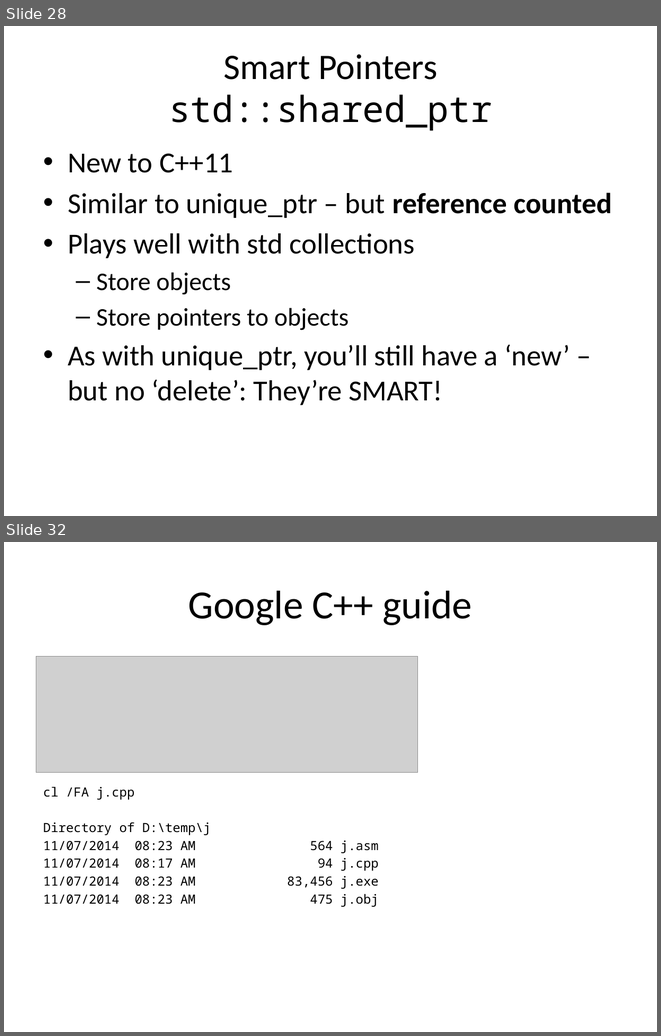
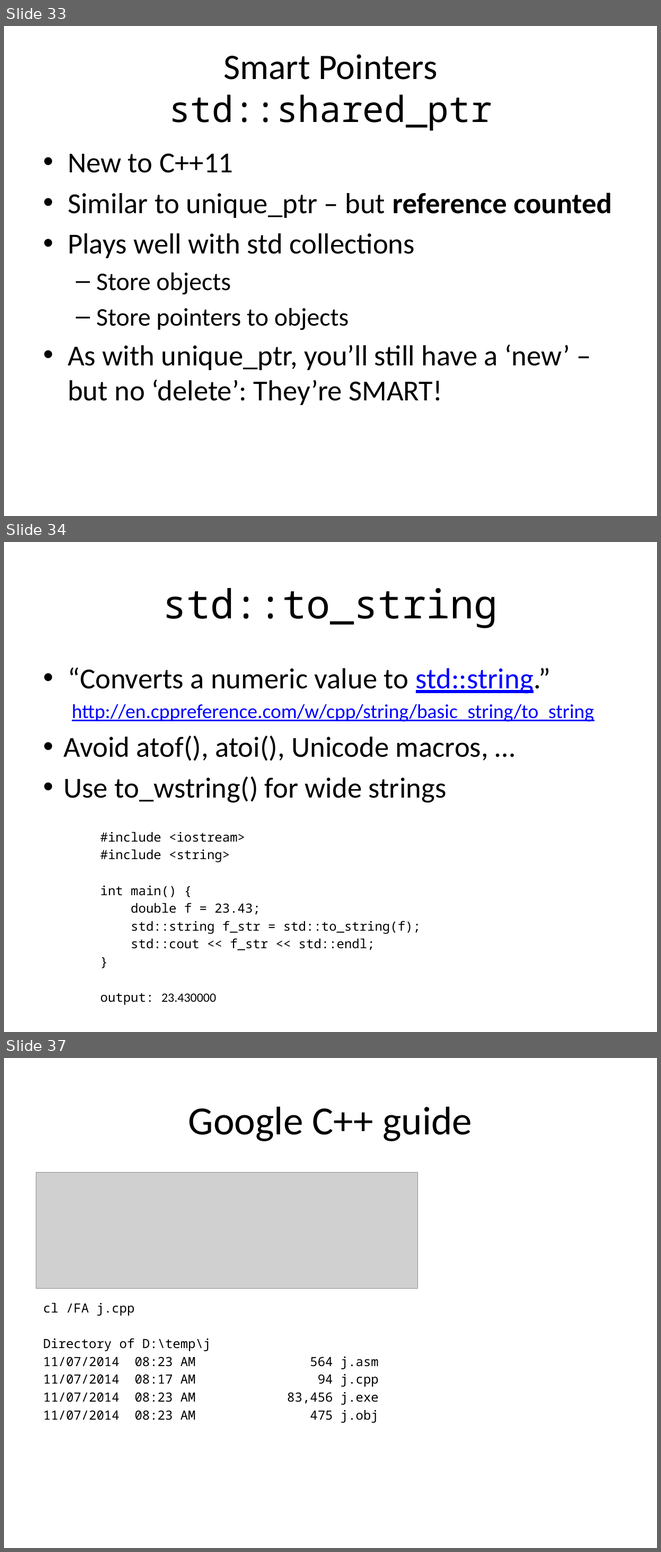
Before and after one commit to fellmad/FunWithCpp11, a slide deck: doc/Fun_with_C++11.pptx. Shown one above the other, each under a label of ours: slides 28 and 32 before the commit, slides 33, 34 and 37 after it; the slides between them are not shown. The pictures are 661x1036 and 661x1552 pixels, drawn with LibreOffice and Linux fonts; fonts in the diff are those of the drawing; grey boxes stand for pictures. Boxes give left, top, right and bottom in pixels: in the first picture for what was removed or moved away, otherwise in the second. Text is boxed around its words. In the diff, an @@ line names an element or a change of style, - is before the commit and + after.

```diff
--- a/doc/Fun_with_C++11.pptx
+++ b/doc/Fun_with_C++11.pptx
@@ slide 34 added at [4, 542, 657, 1032], background #FFFFFF @@
@@ title added at [162, 588, 497, 628], 44 pt, text #000000 @@
+std::to_string
@@ text added at [63, 667, 594, 1005], 14 pt, text #000000 @@
+• “Converts a numeric value to std::string.”
+  http://en.cppreference.com/w/cpp/string/basic_string/to_string
+• Avoid atof(), atoi(), Unicode macros, …
+• Use to_wstring() for wide strings
+    #include <iostream>
+    #include <string>
+    int main() {
+    double f = 23.43;
+    std::string f_str = std::to_string(f);
+    std::cout << f_str << std::endl;
+    }
+    output: 23.430000
@@ what was slide 28 is now slide 33 @@
@@ what was slide 32 is now slide 37 @@
```
Also in this commit, not shown: 5 slides changed, 4 other slides added.
